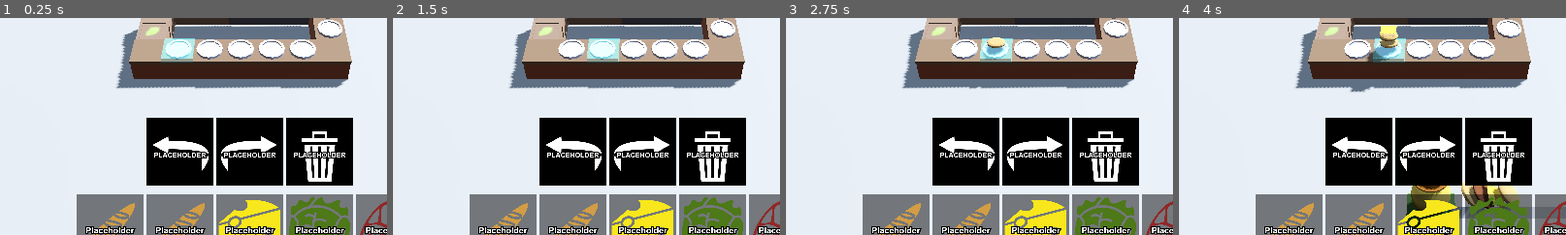
Above: before the commit, frames 1-4 (left to right).
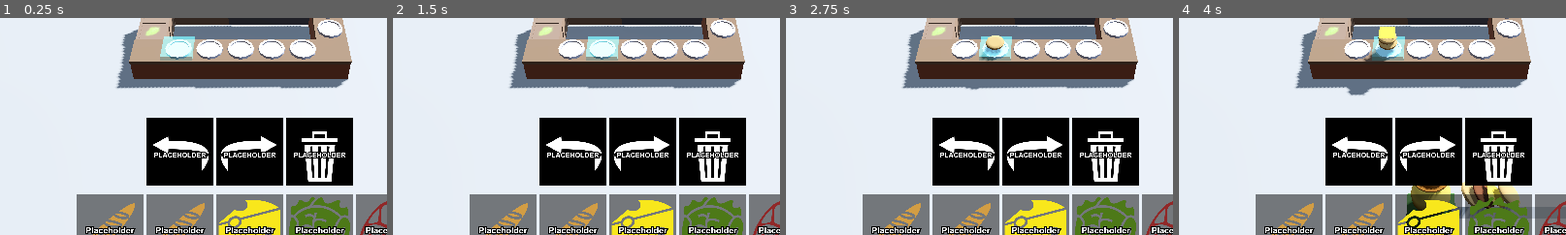
Above: after the commit, the same moments.

Repository: thewasmans/2026-game-jam-burger-truck
Game: Godot game, scene res://scenes/main.tscn
Two runs of this game, one before a commit and one after it. Both use one fixed random seed, a clock stepped at 60 frames per second and the inputs below.
Inputs (mouse positions are % of the whole screen's width and height, from its top left):
- Up to frame 1 (0.25 s): no input
- Up to frame 2 (1.5 s): click (41, 75) at 0.5 s; click (50, 75) at 1.25 s
- Up to frame 3 (2.75 s): click (32, 92) at 2.02 s
- Up to frame 4 (4 s): click (41, 92) at 2.77 s; click (50, 92) at 3.52 s
The pictures show only the part of the screen within x 18-68%, y 44-94%; the shares and areas given below are measured in that part.

The runs differ from the first frame. In frame 1, 0.3% of the frame differs, in the area x 41-51%, y 8-21%; in frame 2, 0.3%; in frame 3, 0.5%; in frame 4, 0.8%, in the area x 43-59%, y 3-36%.

Commit message:
Placing new visible anchor

Diff:
--- /dev/null
+++ b/contents/prefabs/anchor.tscn
@@ -0,0 +1,25 @@
+[gd_scene format=3 uid="uid://dqnq63sblaykl"]
+
+[ext_resource type="Script" uid="uid://de7rvk8bdi60i" path="res://contents/prefabs/anchor_hide.gd" id="1_7vybg"]
+
+[sub_resource type="StandardMaterial3D" id="StandardMaterial3D_2hey4"]
+albedo_color = Color(7.70092e-07, 0.5814435, 0.7910857, 1)
+
+[sub_resource type="CylinderMesh" id="CylinderMesh_7vybg"]
+
+[sub_resource type="SphereMesh" id="SphereMesh_ujenu"]
+
+[node name="Node3D" type="Node3D" unique_id=2005341662 node_paths=PackedStringArray("anchor_pole", "anchor_sphere")]
+script = ExtResource("1_7vybg")
+anchor_pole = NodePath("MeshInstance3D")
+anchor_sphere = NodePath("MeshInstance3D2")
+
+[node name="MeshInstance3D" type="MeshInstance3D" parent="." unique_id=323081268]
+transform = Transform3D(0.2, 0, 0, 0, 0.2, 0, 0, 0, 0.2, 0, 0, 0)
+material_override = SubResource("StandardMaterial3D_2hey4")
+mesh = SubResource("CylinderMesh_7vybg")
+
+[node name="MeshInstance3D2" type="MeshInstance3D" parent="." unique_id=382013893]
+transform = Transform3D(0.35, 0, 0, 0, 0.35, 0, 0, 0, 0.35, 0, 0.27012682, 0)
+material_override = SubResource("StandardMaterial3D_2hey4")
+mesh = SubResource("SphereMesh_ujenu")
--- /dev/null
+++ b/contents/prefabs/anchor_hide.gd
@@ -0,0 +1,11 @@
+extends Node3D
+class_name AnchorHide
+
+
+@export var anchor_pole: MeshInstance3D
+@export var anchor_sphere: MeshInstance3D
+
+
+func _ready() -> void:
+	anchor_pole.hide()
+	anchor_sphere.hide()
--- a/scenes/main.tscn
+++ b/scenes/main.tscn
@@ -26,6 +26,7 @@
 [ext_resource type="PackedScene" uid="uid://cnqxm7mb2fw5c" path="res://contents/vfx/smoke_vfx.tscn" id="20_pm3ni"]
 [ext_resource type="PackedScene" uid="uid://0xjac1r22bli" path="res://contents/3d/kitchen/stove/stove.gltf" id="21_vxglm"]
 [ext_resource type="PackedScene" uid="uid://nv67orp1v886" path="res://scenes/selector.tscn" id="22_y6deb"]
+[ext_resource type="PackedScene" uid="uid://dqnq63sblaykl" path="res://contents/prefabs/anchor.tscn" id="24_vxglm"]
 
 [sub_resource type="Resource" id="Resource_2wyq8"]
 script = ExtResource("19_og1vs")
@@ -65,7 +66,7 @@
 burgers_data = Array[ExtResource("2_jkv2x")]([ExtResource("3_jbj1t"), ExtResource("4_muem4"), ExtResource("5_dp3eg"), ExtResource("6_0ld40"), ExtResource("7_gqmmt"), ExtResource("8_yc10j"), ExtResource("9_jscy8"), ExtResource("10_pm3ni"), ExtResource("11_y6deb"), ExtResource("12_og1vs")])
 ingredients_data = Array[ExtResource("13_pm3ni")]([ExtResource("14_y6deb"), ExtResource("15_og1vs"), ExtResource("16_2wyq8"), ExtResource("17_vxglm"), ExtResource("19_yq6so")])
 anchor_plates = [NodePath("Level/Kitchen/AnchorPlateFood/AnchorPlate01"), NodePath("Level/Kitchen/AnchorPlateFood/Ancho …(182 unchanged characters)…
-anchor_plates_clients = [NodePath("Level/Kitchen/AnchorPlateClients/AnchorPlate08"), NodePath("Level/Kitchen/AnchorPlateClients/AnchorPlate09"), NodePath("Level/Kitchen/AnchorPlateClients/AnchorPlate10"), NodePath("Level/Kitchen/AnchorPlateClients/AnchorPlate11"), NodePath("Level/Kitchen/AnchorPlateClients/AnchorPlate12")]
+anchor_plates_clients = [NodePath("Level/Kitchen/AnchorPlateClients/AnchorClient01"), NodePath("Level/Kitchen/AnchorPlateClients/AnchorClient02"), NodePath("Level/Kitchen/AnchorPlateClients/AnchorClient03"), NodePath("Level/Kitchen/AnchorPlateClients/AnchorClient04"), NodePath("Level/Kitchen/AnchorPlateClients/AnchorClient05")]
 plate_selector = NodePath("Level/Selector")
 vfx_burger_disappear = NodePath("Level/Kitchen/AnchorPlateFood/VFX Burger Disappear/GPUParticles3D")
 furnitures = Array[ExtResource("19_og1vs")]([SubResource("Resource_2wyq8")])
@@ -96,43 +97,37 @@
 [node name="VFX Burger Disappear" parent="Level/Kitchen/AnchorPlateFood" unique_id=869497307 instance=ExtResource("20_pm3ni")]
 transform = Transform3D(-1, 0, 8.742278e-08, 0, 1, 0, -8.742278e-08, 0, -1, -0.09317541, 1.1247842, 1.7059641)
 
-[node name="AnchorPlate01" type="Node3D" parent="Level/Kitchen/AnchorPlateFood" unique_id=124030163]
-transform = Transform3D(1, 0, 0, 0, 1, 0, 0, 0, 1, -2.001902, 0.97140896, 1.603271)
+[node name="AnchorPlate01" parent="Level/Kitchen/AnchorPlateFood" unique_id=2005341662 instance=ExtResource("24_vxglm")]
+transform = Transform3D(-1, -2.7300837e-08, 8.305062e-08, 0, 0.9499884, 0.31228518, -8.742278e-08, 0.31228518, -0.9499884, -2.0235007, 1.0324961, 1.5875225)
 
-[node name="AnchorPlate02" type="Node3D" parent="Level/Kitchen/AnchorPlateFood" unique_id=200803847]
-transform = Transform3D(1, 0, 0, 0, 1, 0, 0, 0, 1, -0.9709521, 0.97140896, 1.603271)
+[node name="AnchorPlate02" parent="Level/Kitchen/AnchorPlateFood" unique_id=2103294591 instance=ExtResource("24_vxglm")]
+transform = Transform3D(-1, -2.7300837e-08, 8.305062e-08, 0, 0.9499884, 0.31228518, -8.742278e-08, 0.31228518, -0.9499884, -1.0000496, 1.0324961, 1.5875225)
 
-[node name="AnchorPlate03" type="Node3D" parent="Level/Kitchen/AnchorPlateFood" unique_id=1540901818]
-transform = Transform3D(1, 0, 0, 0, 1, 0, 0, 0, 1, -0.0007827282, 0.97140896, 1.603271)
+[node name="AnchorPlate03" parent="Level/Kitchen/AnchorPlateFood" unique_id=119094868 instance=ExtResource("24_vxglm")]
+transform = Transform3D(-1, -2.7300837e-08, 8.305062e-08, 0, 0.9499884, 0.31228518, -8.742278e-08, 0.31228518, -0.9499884, 0.01587832, 1.0324961, 1.5875225)
 
-[node name="AnchorPlate04" type="Node3D" parent="Level/Kitchen/AnchorPlateFood" unique_id=1061810154]
-transform = Transform3D(1, 0, 0, 0, 1, 0, 0, 0, 1, 1.0012841, 0.97140896, 1.603271)
+[node name="AnchorPlate04" parent="Level/Kitchen/AnchorPlateFood" unique_id=15618722 instance=ExtResource("24_vxglm")]
+transform = Transform3D(-1, -2.7300837e-08, 8.305062e-08, 0, 0.9499884, 0.31228518, -8.742278e-08, 0.31228518, -0.9499884, 1.013045, 1.0324961, 1.5875225)
 
-[node name="AnchorPlate05" type="Node3D" parent="Level/Kitchen/AnchorPlateFood" unique_id=1882925386]
-transform = Transform3D(1, 0, 0, 0, 1, 0, 0, 0, 1, 2.0318427, 0.97140896, 1.603271)
-
-[node name="AnchorPlate06" type="Node3D" parent="Level/Kitchen/AnchorPlateFood" unique_id=1019934734]
-transform = Transform3D(1, 0, 0, 0, 1, 0, 0, 0, 1, 3.0307477, 1.2293506, 0.6174693)
-
-[node name="AnchorPlate07" type="Node3D" parent="Level/Kitchen/AnchorPlateFood" unique_id=2115886505]
-transform = Transform3D(1, 0, 0, 0, 1, 0, 0, 0, 1, 3.0307477, 1.4226, -0.35319567)
+[node name="AnchorPlate05" parent="Level/Kitchen/AnchorPlateFood" unique_id=151056600 instance=ExtResource("24_vxglm")]
+transform = Transform3D(-1, -2.7300837e-08, 8.305062e-08, 0, 0.9499884, 0.31228518, -8.742278e-08, 0.31228518, -0.9499884, 1.9977374, 1.0324961, 1.5875225)
 
 [node name="AnchorPlateClients" type="Node3D" parent="Level/Kitchen" unique_id=425371094]
 
-[node name="AnchorPlate08" type="Node3D" parent="Level/Kitchen/AnchorPlateClients" unique_id=499575583]
-transform = Transform3D(1, 0, 0, 0, 1, 0, 0, 0, 1, -2.0019019, 0.40174246, 2.6469977)
+[node name="AnchorClient01" parent="Level/Kitchen/AnchorPlateClients" unique_id=65175567 instance=ExtResource("24_vxglm")]
+transform = Transform3D(-1, 2.4470896e-09, 8.738853e-08, 0, 0.9996082, -0.027991444, -8.742278e-08, -0.027991444, -0.9996082, -1.9325514, 0.37554455, 3.048413)
 
-[node name="AnchorPlate09" type="Node3D" parent="Level/Kitchen/AnchorPlateClients" unique_id=1653963282]
-transform = Transform3D(1, 0, 0, 0, 1, 0, 0, 0, 1, -0.97095233, 0.40174246, 2.646998)
+[node name="AnchorClient02" parent="Level/Kitchen/AnchorPlateClients" unique_id=1417876902 instance=ExtResource("24_vxglm")]
+transform = Transform3D(-1, 2.4470896e-09, 8.738853e-08, 0, 0.9996082, -0.027991444, -8.742278e-08, -0.027991444, -0.9996082, -0.9322241, 0.37554455, 3.0484133)
 
-[node name="AnchorPlate10" type="Node3D" parent="Level/Kitchen/AnchorPlateClients" unique_id=937849001]
-transform = Transform3D(1, 0, 0, 0, 1, 0, 0, 0, 1, -0.0007828176, 0.40174246, 2.646998)
+[node name="AnchorClient03" parent="Level/Kitchen/AnchorPlateClients" unique_id=2072164188 instance=ExtResource("24_vxglm")]
+transform = Transform3D(-1, 2.4470896e-09, 8.738853e-08, 0, 0.9996082, -0.027991444, -8.742278e-08, -0.027991444, -0.9996082, 0.054030955, 0.37554455, 3.0484133)
 
-[node name="AnchorPlate11" type="Node3D" parent="Level/Kitchen/AnchorPlateClients" unique_id=1496209612]
-transform = Transform3D(1, 0, 0, 0, 1, 0, 0, 0, 1, 1.001284, 0.40174246, 2.646998)
+[node name="AnchorClient04" parent="Level/Kitchen/AnchorPlateClients" unique_id=1044366058 instance=ExtResource("24_vxglm")]
+transform = Transform3D(-1, 2.4470896e-09, 8.738853e-08, 0, 0.9996082, -0.027991444, -8.742278e-08, -0.027991444, -0.9996082, 1.0779842, 0.37554455, 3.0484133)
 
-[node name="AnchorPlate12" type="Node3D" parent="Level/Kitchen/AnchorPlateClients" unique_id=1285739853]
-transform = Transform3D(1, 0, 0, 0, 1, 0, 0, 0, 1, 2.0318427, 0.40174246, 2.6469982)
+[node name="AnchorClient05" parent="Level/Kitchen/AnchorPlateClients" unique_id=2063401319 instance=ExtResource("24_vxglm")]
+transform = Transform3D(-1, 2.4470896e-09, 8.738853e-08, 0, 0.9996082, -0.027991444, -8.742278e-08, -0.027991444, -0.9996082, 2.0266836, 0.37554455, 3.0484135)
 
 [node name="Selector" parent="Level" unique_id=375739968 instance=ExtResource("22_y6deb")]
 transform = Transform3D(1, 0, 0, 0, 0.980782, 0.19510747, 0, -0.19510747, 0.980782, 0.31791592, 0.8635261, 4.795539)
Not shown, added: contents/prefabs/anchor_hide.gd.uid
